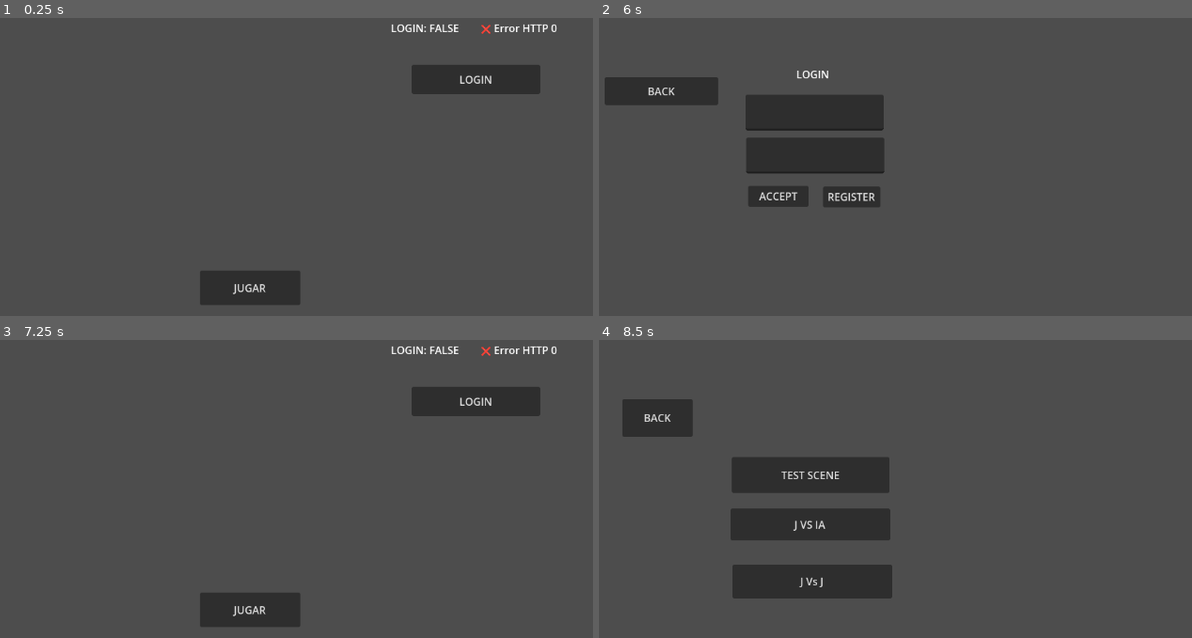
Above: before the commit, frames 1-4 (two rows, left to right).
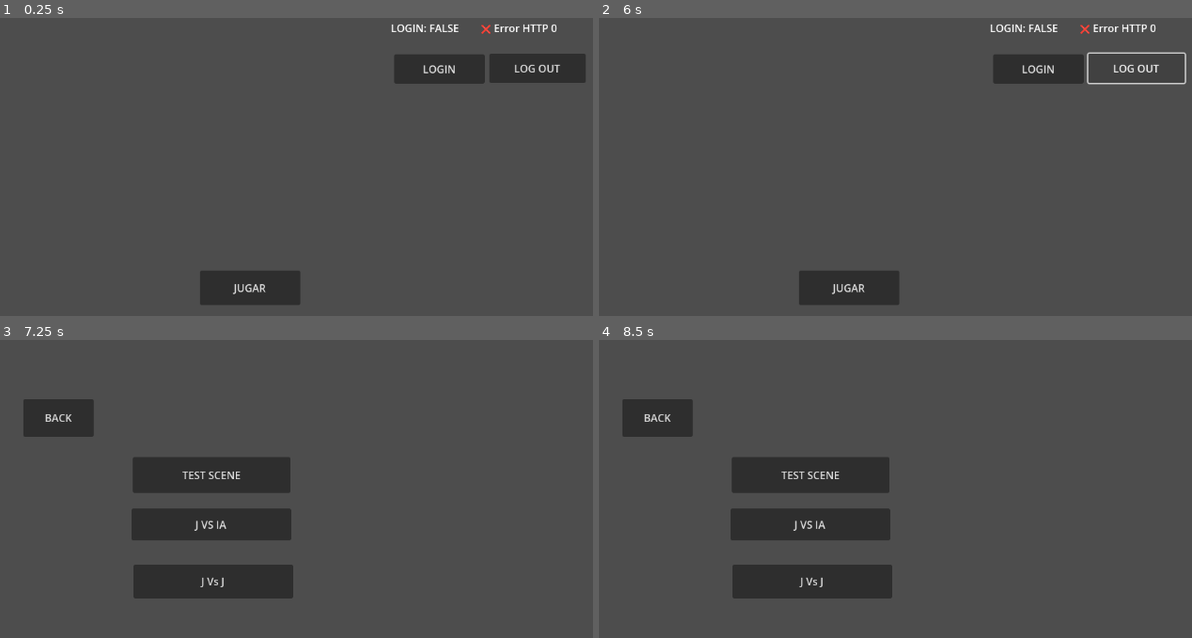
Above: after the commit, the same moments.

Repository: Juanmiinsti/Proyecto-Final
Game: Godot game, scene res://Myassets/Scenes/MainScene/Mainscene.tscn
The game is run twice, just before and just after one commit, with the same random seed, the same clock (stepped at 60 frames per second) and the same inputs.
Inputs (mouse positions are in pixels of both pictures, inside the frame that each line leads up to):
- Up to frame 1 (0.25 s): no input
- Up to frame 2 (6 s): click "LOGIN" at 0.5 s; click (812, 113) at 1.27 s; type "Alex" at 1.35 s; click (812, 155) at 1.5 s; type "12" at 1.58 s; click "REGISTER" at 2 s; click (818, 128) at 2.77 s; type "Alex" at 2.85 s; click (818, 187) at 3 s; type "12" at 3.08 s; click (818, 250) at 3.23 s; type "12" at 3.32 s; click "REGISTER" at 3.5 s; click "BACK" at 4.25 s; click "BACK" at 5 s; click (1138, 68) at 5.75 s, where only the run after the commit has a clickable "LOG OUT"
- Up to frame 3 (7.25 s): click "ACCEPT" (after the commit: "JUGAR") at 6.5 s
- Up to frame 4 (8.5 s): click (658, 417) at 7.25 s, where only the run after the commit has a clickable "BACK"; click "JUGAR" at 8 s

The runs differ from the first frame. In frame 1, 2.8% of the frame differs, in the area x 66-99%, y 11-26%; in frame 2, 13%; in frame 3, 14%, in the area x 3-94%, y 2-97%; in frame 4, nothing differs.

Commit message:
Registro, y login desde godot, partidas funcionales

Diff:
--- a/FightBall/fightball/CharacterDataSource.gd
+++ b/FightBall/fightball/CharacterDataSource.gd
@@ -1,43 +1,66 @@
 extends Node
 
-var DBcharacters: Array[CharacterDB]
-var getAllCharacter: HTTPRequest  # Declaramos la variable sin inicializar
+var DBcharacters: Array[CharacterDB] = []
+var getAllCharacter: HTTPRequest
 
 func _ready() -> void:
-	# Creamos y agregamos el HTTPRequest al árbol
+	# Esperar a que la sesión esté lista
+	if PlayerInfo.userKey.is_empty():
+		PlayerInfo.session_ready.connect(_on_session_ready)
+	else:
+		_on_session_ready()
+
+# Disparado una vez que PlayerInfo carga el token
+func _on_session_ready() -> void:
+	print("🟢 PlayerInfo listo. Obteniendo personajes...")
+	print(PlayerInfo.userName)
+	print(PlayerInfo.userPassword)
+	print(PlayerInfo.userKey)
+
 	getAllCharacter = HTTPRequest.new()
 	add_child(getAllCharacter)
 
-	# Conectamos la señal para recibir la respuesta
 	getAllCharacter.request_completed.connect(_on_get_all_request_request_completed)
 
-	print("Realizando petición HTTP...")
-	getAllCharacter.request("http://localhost:8080/api/characters")
+	var headers = [
+		"Accept: application/json",
+		"Authorization: Bearer " + PlayerInfo.userKey
+	]
+
+	var result = getAllCharacter.request(
+		"http://localhost:8080/api/characters",
+		headers,
+		HTTPClient.METHOD_GET
+	)
+
+	if result != OK:
+		print("❌ Error al iniciar la petición HTTP:", result)
 
 func _on_get_all_request_request_completed(result: int, response_code: int, headers: PackedStringArray, body: PackedByteArray) -> void:
-	var json_string = body.get_string_from_utf8()
-	var parsed_json = JSON.parse_string(json_string)
+	if response_code == 200:
+		var json_string = body.get_string_from_utf8()
+		var parsed_json = JSON.parse_string(json_string)
 
-	if parsed_json is Array and parsed_json.size() > 0:
-		for char_data in parsed_json:
-			var new_character = parseCharacter(char_data)
-			if new_character:
-				DBcharacters.append(new_character)
-		print("Personajes cargados correctamente:", DBcharacters.size())
+		if parsed_json is Array and parsed_json.size() > 0:
+			for char_data in parsed_json:
+				var new_character = parseCharacter(char_data)
+				if new_character:
+					DBcharacters.append(new_character)
+			print("✅ Personajes cargados:", DBcharacters.size())
+		else:
+			print("⚠️ La respuesta está vacía o mal formada")
 	else:
-		print("Error: La respuesta no es un array válido o está vacía")
+		print("❌ Error HTTP", response_code)
 
 func parseCharacter(char: Dictionary) -> CharacterDB:
 	if not char.has("name") or not char.has("max_health"):
-		print("Error: Datos de personaje incompletos")
+		print("⚠️ Datos de personaje incompletos:", char)
 		return null
 
-	var charAux = CharacterDB.new()
-	charAux.id = char["id"]
-	charAux.name = char["name"]
-	charAux.max_health = char["max_health"]
-	charAux.max_stamina = char["max_stamina"]
-	charAux.damage = char["damage"]
-
-	print("Personaje agregado:", charAux.name)
-	return charAux
+	var c = CharacterDB.new()
+	c.id = char["id"]
+	c.name = char["name"]
+	c.max_health = char["max_health"]
+	c.max_stamina = char["max_stamina"]
+	c.damage = char["damage"]
+	return c
--- a/FightBall/fightball/CurrentMatch.gd
+++ b/FightBall/fightball/CurrentMatch.gd
@@ -10,30 +10,47 @@
 var char_loser_id: int
 var user_winner_id: int
 var user_loser_id: int
-var lenght: float
+var length: float = 0.0  # ⏱️ Duración de la partida en segundos
 var date: String
 
-func _ready():
-	# Ejemplo de cómo setear la fecha automáticamente al momento actual
+var _start_time: int  # 🕒 Guardaremos el tiempo de inicio en milisegundos
+
+func start_timer():
+	_start_time = Time.get_ticks_msec()
+
+	# También actualizamos la fecha de inicio
 	var now = Time.get_datetime_dict_from_system()
 	date = "%04d-%02d-%02dT%02d:%02d:%02d" % [
 		now.year, now.month, now.day,
 		now.hour, now.minute, now.second
 	]
 
+	print("🕒 Timer de partida iniciado:", date)
+
+
 func sendMatch() -> void:
+	# Calculamos la duración total de la partida
+	var end_time = Time.get_ticks_msec()
+	length = float(end_time - _start_time) / 1000.0  # lo pasamos a segundos
+
+	print("📏 Duración de la partida:", length, "segundos")
+
+	# Validamos que haya token antes de mandar
+	if PlayerInfo.userKey.is_empty():
+		print("❌ No hay token de usuario, cancelando envío de partida.")
+		return
+
+	# Creamos el nodo HTTPRequest y conectamos la señal
 	var http = HTTPRequest.new()
 	add_child(http)
-
-	# Conectamos para ver la respuesta del servidor
 	http.request_completed.connect(_on_request_completed)
 
 	var url = "http://localhost:8080/api/matches"
 
-	# Usamos las claves exactamente como las espera el DTO en Spring
+	# Armamos el cuerpo de la petición como espera el backend
 	var data = {
 		"date": date,
-		"length": lenght,
+		"length": length,
 		"charWinner": char_winner_id,
 		"charLoser": char_loser_id,
 		"userWinner": user_winner_id,
@@ -41,24 +58,19 @@
 	}
 
 	var headers = [
-		"Content-Type: application/json"
+		"Content-Type: application/json",
+		"Authorization: Bearer " + PlayerInfo.userKey  # ✅ Token incluido
 	]
 
 	var json_data = JSON.stringify(data)
-	print("JSON enviado:", json_data)  # Log para debug
+	print("📦 JSON enviado:", json_data)
 
-	var error = http.request(
-		url,
-		headers,
-		HTTPClient.METHOD_POST,
-		json_data
-	)
-
+	var error = http.request(url, headers, HTTPClient.METHOD_POST, json_data)
 	if error != OK:
-		print("Error al enviar la petición:", error)
+		print("❌ Error al enviar la petición:", error)
 	else:
-		print("Petición enviada correctamente")
+		print("📨 Petición enviada correctamente")
 
 func _on_request_completed(result, response_code, headers, body):
-	print("Código de respuesta:", response_code)
-	print("Respuesta del servidor:", body.get_string_from_utf8())
+	print("📬 Código de respuesta:", response_code)
+	print("📝 Respuesta del servidor:", body.get_string_from_utf8())
--- a/FightBall/fightball/Myassets/Scenes/JCJScene/jcj_scene.gd
+++ b/FightBall/fightball/Myassets/Scenes/JCJScene/jcj_scene.gd
@@ -8,6 +8,8 @@
 func _ready() -> void:
 	# Configuración inicial de las victorias mostradas en la UI
 	set_meta("scene_path", "res://Myassets/Scenes/JCJScene/JCJScene.tscn")
+	CurrentMatch.start_timer()
+
 
 	# Si el jugador 1 tiene al menos 1 victoria, cambia el color del primer indicador a verde
 	if CurrentMatch.p1Victory >= 1:
@@ -115,6 +117,13 @@
 			CurrentMatch.char_loser_id = (getcharid(Persistence.charname1))
 			CurrentMatch.char_winner_id =(getcharid(Persistence.charname2))
 
+			if CurrentMatch.char_winner_id == getcharid(Persistence.charname1):
+				CurrentMatch.user_winner_id = PlayerInfo.userID
+				CurrentMatch.user_loser_id = -1  # Jugador 2 es IA/local, no tiene ID
+			else:
+				CurrentMatch.user_winner_id = -1
+				CurrentMatch.user_loser_id = PlayerInfo.userID
+
 			# Registra la fecha actual
 			CurrentMatch.date = Time.get_datetime_string_from_system()
 
@@ -143,11 +152,7 @@
 			var p1 = $player1
 			var p2 = $player2
 
-			print("🏁 current health value:", value)
-			print("🏁 firstTime:", CurrentMatch.firstTime)
-			print("🏁 p1Victory:", CurrentMatch.p1Victory)
-			print("🏁 p2Victory:", CurrentMatch.p2Victory)
-			print("🏁 Llamando a SceneManager:", SceneManager)
+
 			SceneManager.go_to("res://Myassets/Scenes/modeSelectorScene/modeSelector.tscn", false)
 			# Cambia a la escena del selector de modo
 
@@ -160,6 +165,13 @@
 			CurrentMatch.char_loser_id = (getcharid(Persistence.charname2))
 			CurrentMatch.char_winner_id = (getcharid(Persistence.charname1))
 
+			# En modo local, asumimos que el jugador 1 es el único logueado
+			if CurrentMatch.char_winner_id == getcharid(Persistence.charname1):
+				CurrentMatch.user_winner_id = PlayerInfo.userID
+				CurrentMatch.user_loser_id = -1  # Jugador 2 es IA/local, no tiene ID
+			else:
+				CurrentMatch.user_winner_id = -1
+				CurrentMatch.user_loser_id = PlayerInfo.userID
 
 
 			# Reinicia contadores de victoria
--- a/FightBall/fightball/Myassets/Scenes/MainScene/Mainscene.tscn
+++ b/FightBall/fightball/Myassets/Scenes/MainScene/Mainscene.tscn
@@ -13,10 +13,10 @@
 text = "JUGAR"
 
 [node name="Button2" type="Button" parent="."]
-offset_left = 852.0
-offset_top = 163.0
-offset_right = 1049.0
-offset_bottom = 208.0
+offset_left = 825.0
+offset_top = 147.0
+offset_right = 964.0
+offset_bottom = 192.0
 text = "LOGIN"
 
 [node name="apiEstatus" type="Label" parent="."]
@@ -36,5 +36,13 @@
 [node name="Camera2D" type="Camera2D" parent="."]
 position = Vector2(580, 320)
 
+[node name="buttonLogOut" type="Button" parent="."]
+offset_left = 971.0
+offset_top = 146.0
+offset_right = 1119.0
+offset_bottom = 191.0
+text = "LOG OUT"
+
 [connection signal="pressed" from="Button" to="." method="_on_button_pressed"]
 [connection signal="pressed" from="Button2" to="." method="_on_button_2_pressed"]
+[connection signal="pressed" from="buttonLogOut" to="." method="_on_button_log_out_pressed"]
--- a/FightBall/fightball/Myassets/Scenes/MainScene/mainscene.gd
+++ b/FightBall/fightball/Myassets/Scenes/MainScene/mainscene.gd
@@ -1,67 +1,51 @@
 extends Node2D
 
-
-# Called when the node enters the scene tree for the first time.
 func _ready() -> void:
 	set_meta("scene_path", "res://Myassets/Scenes/MainScene/Mainscene.tscn")
+	PlayerInfo.load_user_data()  # 🔁 Carga los datos del usuario desde disco
 	checkApiStatus()
-
-
-# Called every frame. 'delta' is the elapsed time since the previous frame.
-func _process(delta: float) -> void:
-	pass
-
 
 func _on_button_pressed() -> void:
 	SceneManager.go_to("res://Myassets/Scenes/modeSelectorScene/modeSelector.tscn")
 
-
 func _on_button_2_pressed() -> void:
 	SceneManager.go_to("res://Myassets/Scenes/RegisterAndLogin/Login.tscn")
 
-
+# Verifica que el backend esté activo
 func checkApiStatus():
 	var http = HTTPRequest.new()
 	add_child(http)
-
-	# Configurar timeout (opcional pero recomendado)
 	http.timeout = 5
-
-	# Conectar señal usando sintaxis moderna de Godot 4
 	http.request_completed.connect(_on_ping_response)
 
-	# URL - Cambia a http si es local sin SSL
 	var url = "http://localhost:8080/api/prueba"
-
-	# Headers básicos
 	var headers = ["Accept: application/json"]
-
-	# Realizar petición
 	var error = http.request(url, headers)
 
 	if error != OK:
-		print("Error en la petición: ", error)
-		$apiEstatus.text = "❌ Error en petición"
+		print("Error en petición:", error)
+		$apiEstatus.text = "❌ Error al contactar API"
 		http.queue_free()
 		return
 
 	$apiEstatus.text = "Conectando..."
-	print("Petición API iniciada")
 
 func _on_ping_response(result: int, response_code: int, headers: PackedStringArray, body: PackedByteArray):
-	var http = get_node("HTTPRequest")
+	var http = HTTPRequest.new()
 	if http:
 		http.queue_free()
-
-	# Debug: mostrar respuesta cruda
-	var response = body.get_string_from_utf8()
-	print("Código: ", response_code, " | Respuesta: ", response)
 
 	match response_code:
 		200:
 			$apiEstatus.text = "✅ API Conectada"
-			print("Conexión exitosa")
 		404:
 			$apiEstatus.text = "❌ Ruta no encontrada"
 		_:
 			$apiEstatus.text = "❌ Error HTTP %d" % response_code
+
+
+func _on_button_log_out_pressed() -> void:
+	print("🚪 Cerrando sesión...")
+
+	# 1. Borrar datos de sesión
+	PlayerInfo.clear_session()
--- a/FightBall/fightball/Myassets/Scenes/RegisterAndLogin/Login.tscn
+++ b/FightBall/fightball/Myassets/Scenes/RegisterAndLogin/Login.tscn
@@ -67,6 +67,6 @@
 offset_bottom = 190.32
 text = "BACK"
 
-[connection signal="pressed" from="ButtonAccept" to="." method="_on_button_pressed"]
+[connection signal="pressed" from="ButtonAccept" to="." method="_on_button_accept_pressed"]
 [connection signal="pressed" from="ButtonRegister" to="." method="_on_button_register_pressed"]
 [connection signal="pressed" from="Button" to="." method="_on_button_pressed"]
--- a/FightBall/fightball/Myassets/Scenes/RegisterAndLogin/login.gd
+++ b/FightBall/fightball/Myassets/Scenes/RegisterAndLogin/login.gd
@@ -2,9 +2,15 @@
 
 
 # Called when the node enters the scene tree for the first time.
+
+var http_request: HTTPRequest
+signal session_ready  # <- ✅ señal nueva
+
 func _ready() -> void:
 	set_meta("scene_path", "res://Myassets/Scenes/RegisterAndLogin/Login.tscn")
-
+	http_request = HTTPRequest.new()
+	add_child(http_request)
+	http_request.request_completed.connect(_on_request_completed)
 
 
 # Called every frame. 'delta' is the elapsed time since the previous frame.
@@ -23,4 +29,64 @@
 
 
 func _on_button_accept_pressed() -> void:
-	pass # Replace with function body.
+	var username = $Username.text
+	var password = $Password.text
+
+	if username.is_empty() or password.is_empty():
+		print("Por favor, completa todos los campos.")
+		return
+
+	var login_data = {
+		"name": username,
+		"password": password
+	}
+
+	var json_body = JSON.stringify(login_data)
+	var url = "http://localhost:8080/auth/login"  # Cambia esto por la IP real si hace falta
+
+	var headers = ["Content-Type: application/json"]
+	var result = http_request.request(url, headers, HTTPClient.METHOD_POST, json_body)
+
+	if result != OK:
+		print("Error al realizar la peticion ")
+
+func _on_request_completed(result, response_code, headers, body):
+	if response_code == 200:
+		var token = body.get_string_from_utf8()
+
+		PlayerInfo.userName = $Username.text
+		PlayerInfo.userPassword = $Password.text
+		PlayerInfo.userKey = token
+
+		print("✅ Login exitoso, token recibido.")
+		print("🔍 Buscando ID del usuario...")
+
+		# Pedimos la info del usuario por nombre
+		var user_info_request = HTTPRequest.new()
+		add_child(user_info_request)
+		user_info_request.timeout = 5
+
+		user_info_request.request_completed.connect(
+			func(_res, code, _headers, user_body):
+				user_info_request.queue_free()
+
+				if code == 200:
+					var user_json = JSON.parse_string(user_body.get_string_from_utf8())
+					PlayerInfo.userID = int(user_json["id"])
+					print("✅ ID de usuario:", PlayerInfo.userID)
+
+					PlayerInfo.save_user_data()  # Guardamos todo junto
+
+					SceneManager.reset_history()
+					SceneManager.go_to("res://Myassets/Scenes/MainScene/Mainscene.tscn", false)
+				else:
+					print("❌ Error al obtener datos del usuario:", code)
+		)
+
+		var url = "http://localhost:8080/api/userByName/%s" % PlayerInfo.userName
+		var err = user_info_request.request(url, ["Accept: application/json"])
+
+		if err != OK:
+			print("❌ Error al pedir ID de usuario:", err)
+	else:
+		print("❌ Login fallido. Código:", response_code)
--- a/FightBall/fightball/Myassets/Scenes/RegisterAndLogin/register.gd
+++ b/FightBall/fightball/Myassets/Scenes/RegisterAndLogin/register.gd
@@ -1,89 +1,80 @@
 extends Control
 
+@onready var username_input = $Username
+@onready var password_input = $Password
+@onready var confirm_input = $ConfirmPassword
 
-
-# Called when the node enters the scene tree for the first time.
 func _ready() -> void:
+	# Asignamos la ruta de esta escena para que funcione con SceneManager
 	set_meta("scene_path", "res://Myassets/Scenes/RegisterAndLogin/register.tscn")
 
+func _on_button_register_pressed() -> void:
+	# Limpiamos errores previos (en este caso solo por consola)
+	print("🔁 Intentando registrar nuevo usuario...")
 
-# Called every frame. 'delta' is the elapsed time since the previous frame.
-func _process(delta: float) -> void:
-	pass
+	# Obtenemos los valores de los campos
+	var username = username_input.text.strip_edges()
+	var password = password_input.text.strip_edges()
+	var confirm_password = confirm_input.text.strip_edges()
 
-func checkPassword () -> bool:
-	return $Password.text==$ConfirmPassword.text
+	# Validación básica: campos vacíos
+	if username.is_empty() or password.is_empty() or confirm_password.is_empty():
+		print("❗ Todos los campos son obligatorios.")
+		return
 
-func checkEdits()-> bool:
-	if $Username.text=='':
-		return false
+	# Validación: contraseñas deben coincidir
+	if password != confirm_password:
+		print("❗ Las contraseñas no coinciden.")
+		return
 
-	if $Password.text=='':
-		return false
+	# Creamos el nodo HTTPRequest (componente de Godot para hacer peticiones web)
+	var http = HTTPRequest.new()
+	add_child(http)  # Importante: se debe agregar al árbol de nodos
 
-	if $ConfirmPassword.text=='':
-		return false
+	http.timeout = 5  # Tiempo máximo de espera (en segundos)
+	http.request_completed.connect(_on_register_response)  # Conectamos la señal de respuesta
 
-	return true
+	# URL del backend para el registro
+	var url = "http://localhost:8080/auth/signup"
 
-func _on_button_pressed() -> void:
-	if checkEdits() and checkPassword():
-		var username = $Username.text.strip_edges()
-		var password = $Password.text.strip_edges()
-		var ErrorMessage
-		var http_check = HTTPRequest.new()
-		add_child(http_check)
-		http_check.timeout = 5
+	# Encabezados HTTP que indican que estamos enviando JSON
+	var headers = ["Content-Type: application/json"]
 
-		var check_url = "http://localhost:8080/api/users/by-name?name=%s" % username
+	# Creamos el cuerpo del mensaje en formato JSON con los datos del usuario
+	var request_body = JSON.stringify({
+		"name": username,
+		"password": password
+	})
 
-		http_check.request_completed.connect(
-			func(_result, response_code, _headers, _body):
-				http_check.queue_free()
+	# Enviamos la petición POST al servidor
+	var err = http.request(url, headers, HTTPClient.METHOD_POST, request_body)
+	if err != OK:
+		print("❌ Error al iniciar la petición HTTP. Código de error:", err)
+		http.queue_free()
 
-				match response_code:
-					200:
-						ErrorMessage = "El usuario ya existe"
-					404:
-						var http_create = HTTPRequest.new()
-						add_child(http_create)
-						http_create.timeout = 5
+# Función que se ejecuta cuando llega la respuesta del servidor
+func _on_register_response(result: int, response_code: int, headers: PackedStringArray, body: PackedByteArray):
+	# Leemos la respuesta del servidor (puede contener info útil)
+	var response_text = body.get_string_from_utf8()
+	print("📨 Respuesta del servidor:", response_code, response_text)
 
-						var create_url = "http://localhost:8080/api/users"
-						var headers = ["Content-Type: application/json"]
-						var body = JSON.stringify({
-							"name": username,
-							"password": password
-						})
+	# Código 201 = Created (registro exitoso)
+	if response_code == 201:
+		print("✅ ¡Usuario registrado con éxito!")
 
-						http_create.request_completed.connect(
-							func(_result, create_code, _headers, body):
-								http_create.queue_free()
+		# Limpiamos los campos
+		username_input.text = ""
+		password_input.text = ""
+		confirm_input.text = ""
 
-								if create_code == 201:
-									$SuccessMessage.text = "¡Registro exitoso!"
-									$Username.text = ""
-									$Password.text = ""
-									# Opcional: Cambiar de escena aquí
-								else:
-									var response = body.get_string_from_utf8()
-									ErrorMessage = "Error al crear usuario (Código %d)" % create_code
-						)
+		# Esperamos un momento y luego volvemos a la pantalla anterior (login)
+		await get_tree().create_timer(1.5).timeout
+		SceneManager.go_back()
+	else:
+		# Si algo salió mal, mostramos el código de error y el mensaje
+		print("❌ Registro fallido. Código HTTP:", response_code)
+		print("⚠️ Detalles del error:", response_text)
 
-						var error = http_create.request(create_url, headers, HTTPClient.METHOD_POST, body)
-						if error != OK:
-							http_create.queue_free()
-							ErrorMessage = "Error en la conexión"
-					_:
-						ErrorMessage = "Error al verificar usuario (Código %d)" % response_code
-		)
-
-		var error = http_check.request(check_url)
-		if error != OK:
-			http_check.queue_free()
-			ErrorMessage.text = "Error al iniciar verificación"
-
-
-
-func _on_button_2_pressed() -> void:
+# Función del botón para volver atrás (al login)
+func _on_button_back_pressed() -> void:
 	SceneManager.go_back()
--- a/FightBall/fightball/Myassets/Scenes/RegisterAndLogin/register.tscn
+++ b/FightBall/fightball/Myassets/Scenes/RegisterAndLogin/register.tscn
@@ -36,7 +36,7 @@
 offset_right = 327.0
 offset_bottom = 360.0
 
-[node name="Button" type="Button" parent="."]
+[node name="buttonRegister" type="Button" parent="."]
 layout_mode = 0
 offset_left = 166.0
 offset_top = 376.0
@@ -79,7 +79,7 @@
 offset_bottom = 310.0
 text = "REPEAT PASSWORD"
 
-[node name="Button2" type="Button" parent="."]
+[node name="buttonBack" type="Button" parent="."]
 layout_mode = 0
 offset_left = 9.0
 offset_top = 34.0
@@ -87,5 +87,5 @@
 offset_bottom = 67.0
 text = "BACK"
 
-[connection signal="pressed" from="Button" to="." method="_on_button_pressed"]
-[connection signal="pressed" from="Button2" to="." method="_on_button_2_pressed"]
+[connection signal="pressed" from="buttonRegister" to="." method="_on_button_register_pressed"]
+[connection signal="pressed" from="buttonBack" to="." method="_on_button_back_pressed"]
--- a/FightBall/fightball/PlayerInfo.gd
+++ b/FightBall/fightball/PlayerInfo.gd
@@ -1,15 +1,48 @@
 extends Node
-var userId:int
-var userPassword:String
-var userName:String
 
+signal session_ready
 
+var userKey: String = ""
+var userName: String = ""
+var userPassword: String = ""
+var userID: int = 0  # ✅ Nuevo campo
 
-# Called when the node enters the scene tree for the first time.
-func _ready() -> void:
-	pass # Replace with function body.
+func load_user_data():
+	var path = "user://user_login_data.save"
+	if FileAccess.file_exists(path):
+		var file = FileAccess.open(path, FileAccess.READ)
+		var content = file.get_as_text()
+		file.close()
 
+		var parsed = JSON.parse_string(content)
+		if parsed:
+			userName = parsed["userName"]
+			userPassword = parsed["userPassword"]
+			userKey = parsed["userKey"]
+			userID = parsed.get("userID", 0)  # <- Usamos 0 por defecto si no estaba guardado
+			print("✅ Sesión cargada para:", userName)
+			session_ready.emit()
+		else:
+			print("⚠️ Error al parsear datos de sesión")
 
-# Called every frame. 'delta' is the elapsed time since the previous frame.
-func _process(delta: float) -> void:
-	pass
+func save_user_data():
+	var data = {
+		"userName": userName,
+		"userPassword": userPassword,
+		"userKey": userKey,
+		"userID": userID  # ✅ Guardamos el ID también
+	}
+	var file = FileAccess.open("user://user_login_data.save", FileAccess.WRITE)
+	file.store_string(JSON.stringify(data))
+	file.close()
+
+func clear_session():
+	var path = "user://user_login_data.save"
+	if FileAccess.file_exists(path):
+		DirAccess.remove_absolute(path)
+
+	userName = ""
+	userPassword = ""
+	userKey = ""
+	userID = 0
+	print("🧹 Sesión eliminada")
Not shown, changed: Database/proyectoFinal/src/main/java/com/example/proyectoFinal/Entity/Match.java
Not shown, changed: Database/proyectoFinal/src/main/java/com/example/proyectoFinal/Entity/User.java
Not shown, changed: Database/proyectoFinal/src/main/java/com/example/proyectoFinal/config/security/SecurityConfig.java
Not shown, changed: Database/proyectoFinal/src/main/java/com/example/proyectoFinal/controller/UserController.java
Not shown, added: Database/proyectoFinal/src/main/java/com/example/proyectoFinal/controller/testController.java
